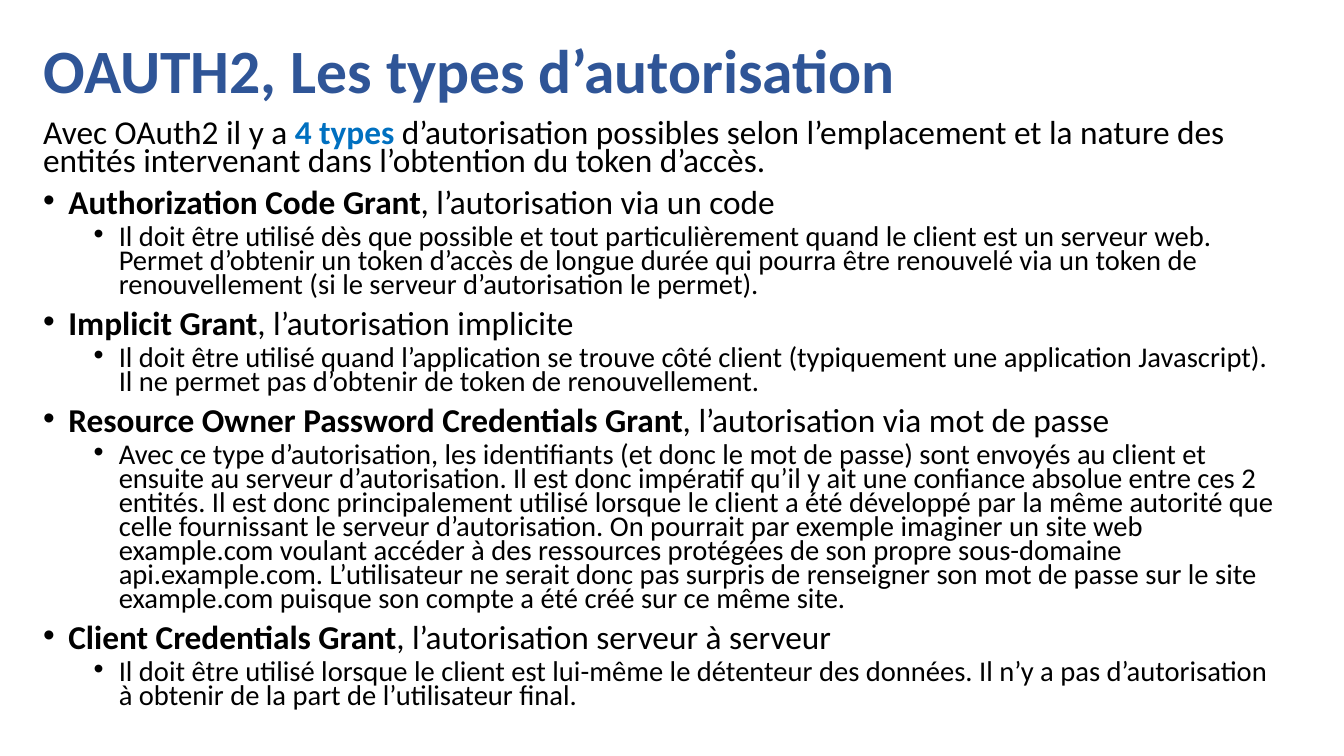
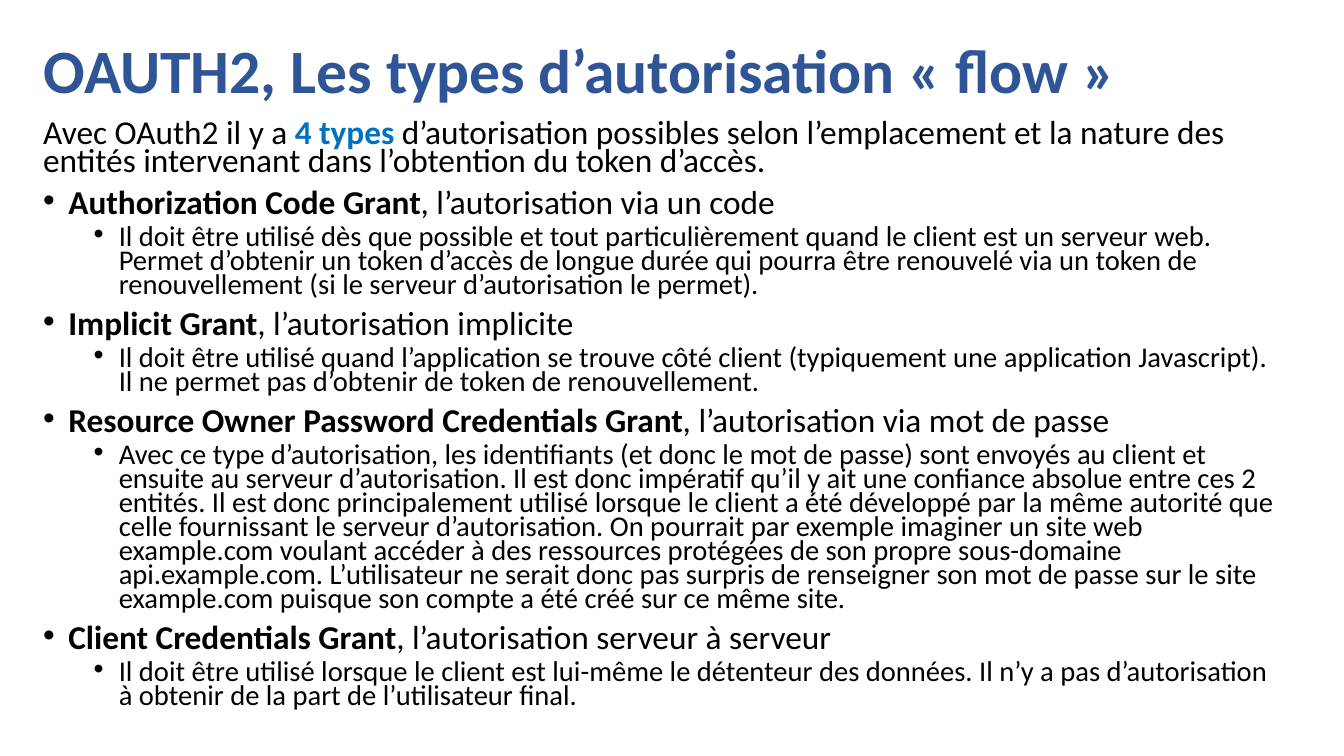
Before and after one commit to guillaumechervet/course.rest, a slide deck: slide 47 of documentations/4 - Web Services partie Securité.pptx. Drawn at 1344x756 pixels with LibreOffice and Linux fonts; fonts in the diff are those of the drawing. Boxes give left, top, right and bottom in pixels: in the first picture for what was removed or moved away, otherwise in the second. Text is boxed around its words. In the diff, an @@ line names an element or a change of style, - is before the commit and + after.

```diff
--- a/documentations/4 - Web Services partie Securité.pptx
+++ b/documentations/4 - Web Services partie Securité.pptx
@@ title at [43,48,1069,103]: text changed @@
-OAUTH2, Les types d’autorisation
+OAUTH2, Les types d’autorisation « flow »
```
Also in this commit, not shown: 1 other slide changed, 2 slides added, 2 other files.
